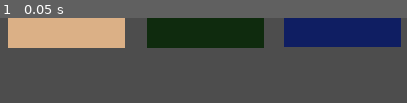
Above: before the commit, frame 1.
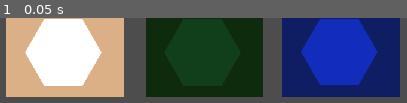
Above: after the commit, the same moment.

Repository: matzebond/DiceRepair
Game: Godot game, scene res://scenes/jobs/JobTestScene.tscn
The game is run twice, just before and just after one commit, with the same random seed, the same clock (stepped at 60 frames per second) and the same inputs. This scene is started directly instead of the project's main scene.
Inputs:
- Up to frame 1 (0.05 s): no input

The runs differ from the first frame. In frame 1, 60% of the frame differs, in the area x 1-99%, y 0-93%.
Error after the commit: Invalid get index 'rng' (on base: 'Node2D'). (res://scenes/jobs/Job.gd:36)

Commit message:
basic progression

Diff:
--- a/scenes/jobs/Job.gd
+++ b/scenes/jobs/Job.gd
@@ -15,6 +15,7 @@
 var steps:int
 var current_step = 0
 
+onready var root = get_tree().current_scene
 
 
 func _ready():
@@ -32,7 +33,8 @@
     var cur_pos = Vector2(2,0)
     for i in range(steps):
         var jobStep = JobStepScene.instance()
-        jobStep.init(cur_pos, color)
+        var work = root.rng.randi_range(max(1, 4-root.game_round), 12+root.game_round)
+        jobStep.init(cur_pos, color, work)
         jobStep.connect("done", self, "_on_JobStep_done")
         $Steps.add_child(jobStep)
 
--- a/scenes/jobs/JobStep.gd
+++ b/scenes/jobs/JobStep.gd
@@ -10,9 +10,6 @@
 
 signal done
 
-export var work_min:int = 2
-export var work_max:int = 12
-
 var work_req:int
 var cur_work_req:int
 var tools = []
@@ -21,9 +18,10 @@
 
 var dice = []
 
-func init(pos, color):
-    position = pos
+func init(pos, color, work):
+    self.position = pos
     $Sprite.modulate = color
+    self.work_req = work
 
     for tuul in Die.TOOLS:
         if randf() > 0.82:
@@ -41,7 +39,7 @@
         tex.scale = Vector2(0.5, 0.5)
         i += 1
 
-    work_req = rand_range(work_min, work_max+1)
+
     cur_work_req = work_req
     set_text_work_cur(cur_work_req)
 
